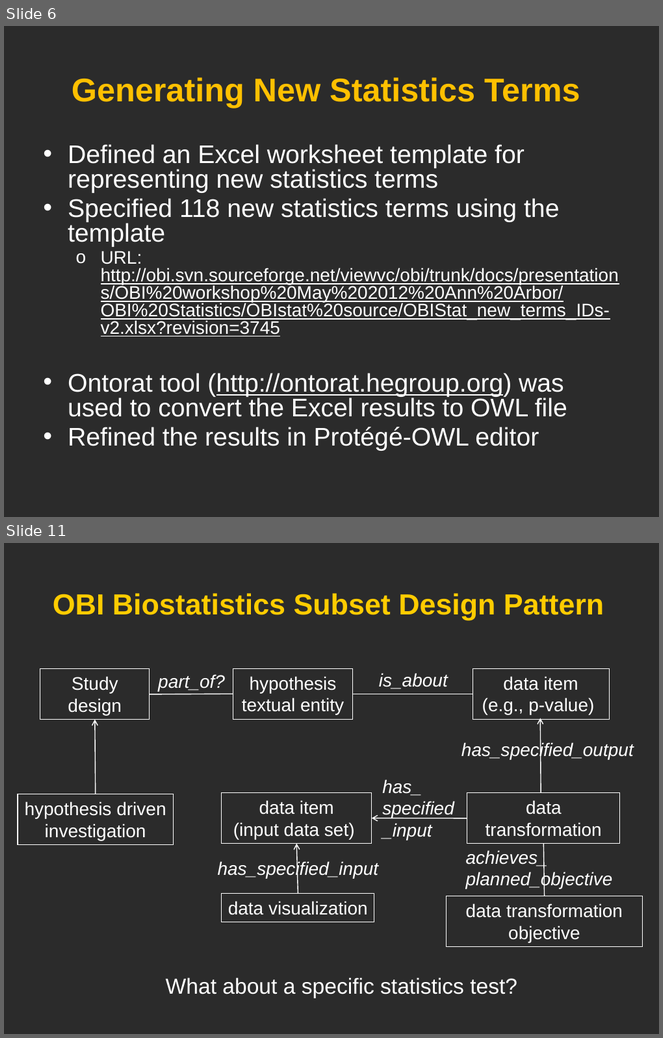
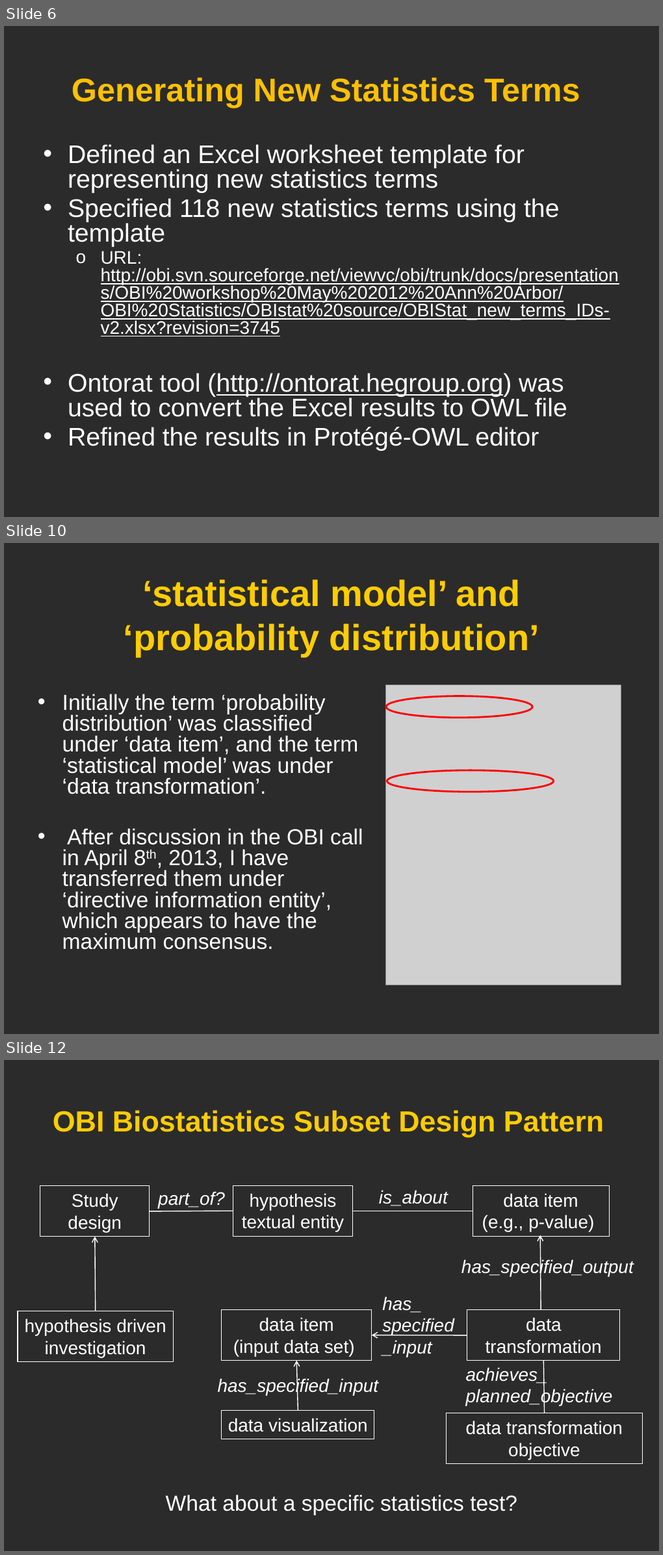
Before and after one commit to obi-ontology/obi-legacy-svn, a slide deck: trunk/docs/presentations/OBI workshop May 2012 Ann Arbor/OBI Statistics/OBIstat_Apr82013.pptx. Shown one above the other, each under a label of ours: slides 6 and 11 before the commit, slides 6, 10 and 12 after it; the slides between them are not shown. The pictures are 663x1038 and 663x1555 pixels, drawn with LibreOffice and Linux fonts; fonts in the diff are those of the drawing; grey boxes stand for pictures; background and template pictures are left out; a plain dark background stands for a picture behind light text. Boxes give left, top, right and bottom in pixels: in the first picture for what was removed or moved away, otherwise in the second. Text is boxed around its words. In the diff, an @@ line names an element or a change of style, - is before the commit and + after.

Commit message:
Updates on the obistat.owl, the Excel worksheet, and the PPT presentation after today's OBI conference call. Oliver He

```diff
--- a/trunk/docs/presentations/OBI workshop May 2012 Ann Arbor/OBI Statistics/OBIstat_Apr82013.pptx
+++ b/trunk/docs/presentations/OBI workshop May 2012 Ann Arbor/OBI Statistics/OBIstat_Apr82013.pptx
@@ slide 10 added at (x1=4, y1=543, x2=659, y2=1034), background picture (left out) @@
@@ title added at (x1=124, y1=579, x2=540, y2=656), 40 pt, text #FFCC00, bold @@
+‘statistical model’ and
+‘probability distribution’
@@ text added at (x1=62, y1=694, x2=363, y2=950), 24 pt, text #FFFFFF @@
+• Initially the term ‘probability distribution’ was classified under ‘data item’, and the term ‘statistical model’ was under ‘data transformation’.
+• After discussion in the OBI call in April 8th, 2013, I have transferred them under ‘directive information entity’, which appears to have the maximum consensus.
@@ picture added at (x1=386, y1=685, x2=621, y2=985) @@
@@ ellipse added at (x1=386, y1=696, x2=532, y2=718), outline #FF0000 2 pt @@
@@ ellipse added at (x1=388, y1=771, x2=555, y2=792), outline #FF0000 2 pt @@
@@ what was slide 11 is now slide 12 @@
```
Also in this commit, not shown: 5 slides changed, 3 other files.
